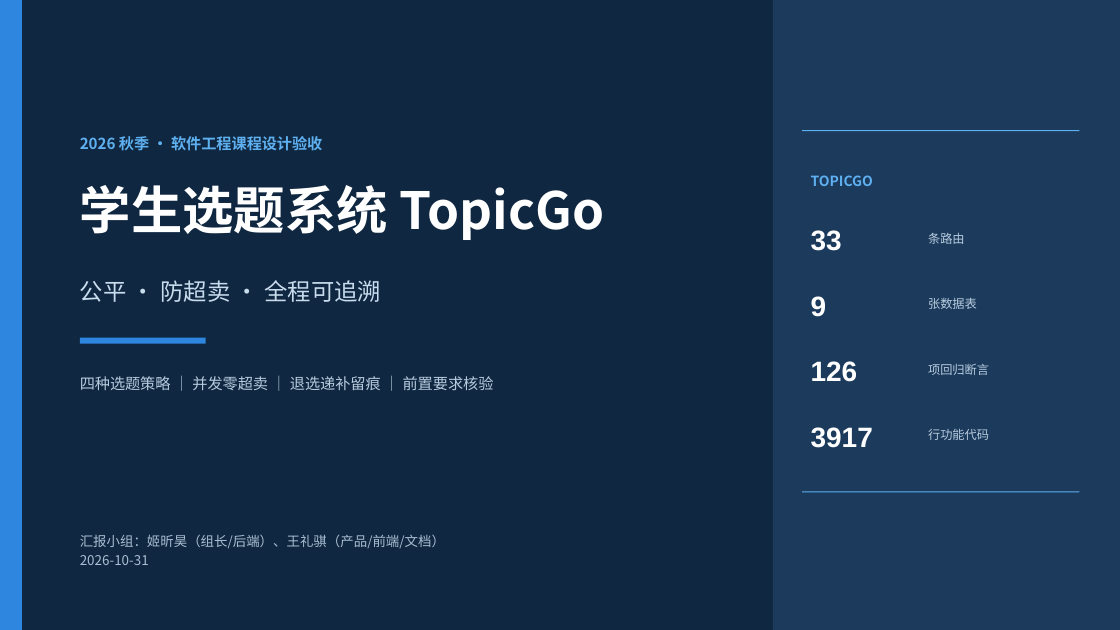
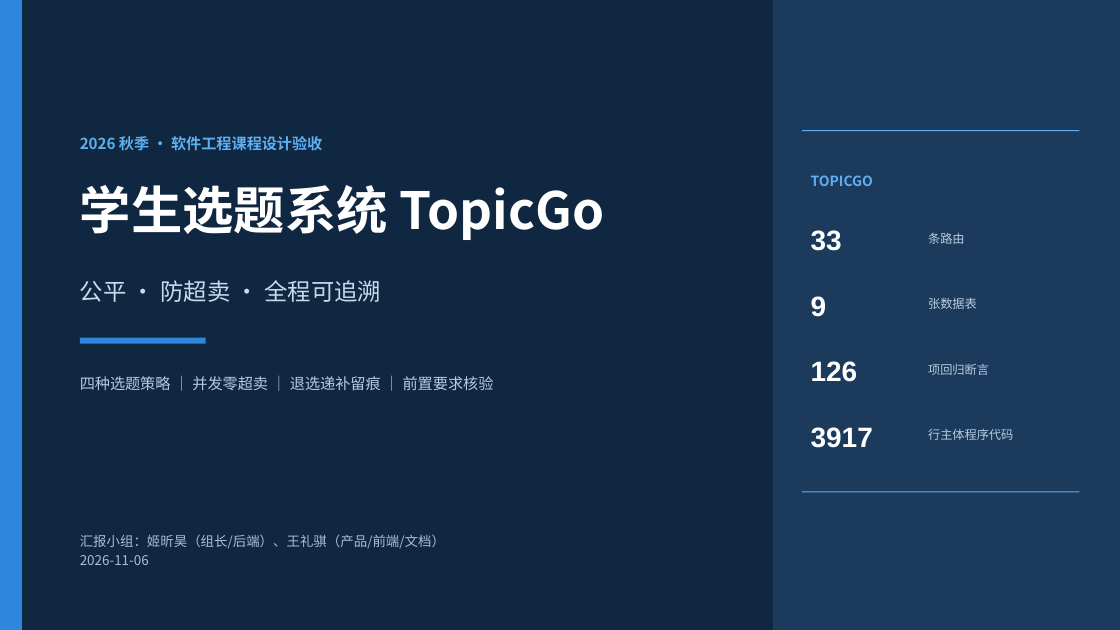
Before and after one commit to haixiaoyuntian/topicgo, a slide deck: slide 1 of student-topic-system/验收/TopicGo-验收汇报.pptx. Drawn at 1120x630 pixels with LibreOffice and Linux fonts; fonts in the diff are those of the drawing. Boxes give left, top, right and bottom in pixels: in the first picture for what was removed or moved away, otherwise in the second. Text is boxed around its words. In the diff, an @@ line names an element or a change of style, - is before the commit and + after.

```diff
--- a/student-topic-system/验收/TopicGo-验收汇报.pptx
+++ b/student-topic-system/验收/TopicGo-验收汇报.pptx
@@ text at (928, 429, 1013, 440): text changed @@
-行功能代码
+行主体程序代码
@@ text at (80, 555, 149, 565): text changed @@
-2026-10-31
+2026-11-06
```
Also in this commit, not shown: 11 other slides changed, 2 other files.
